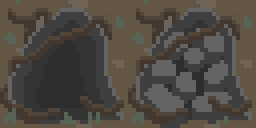
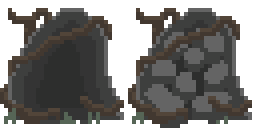
Layered file, before and after one edit (256×128). Changes by layer:
added group "Both" with 15 layers over (0, 0, 256, 128)
moved "Closed" into group "Both" over (128, 0, 256, 128)
moved "Open" into group "Both" over (0, 0, 128, 128)
